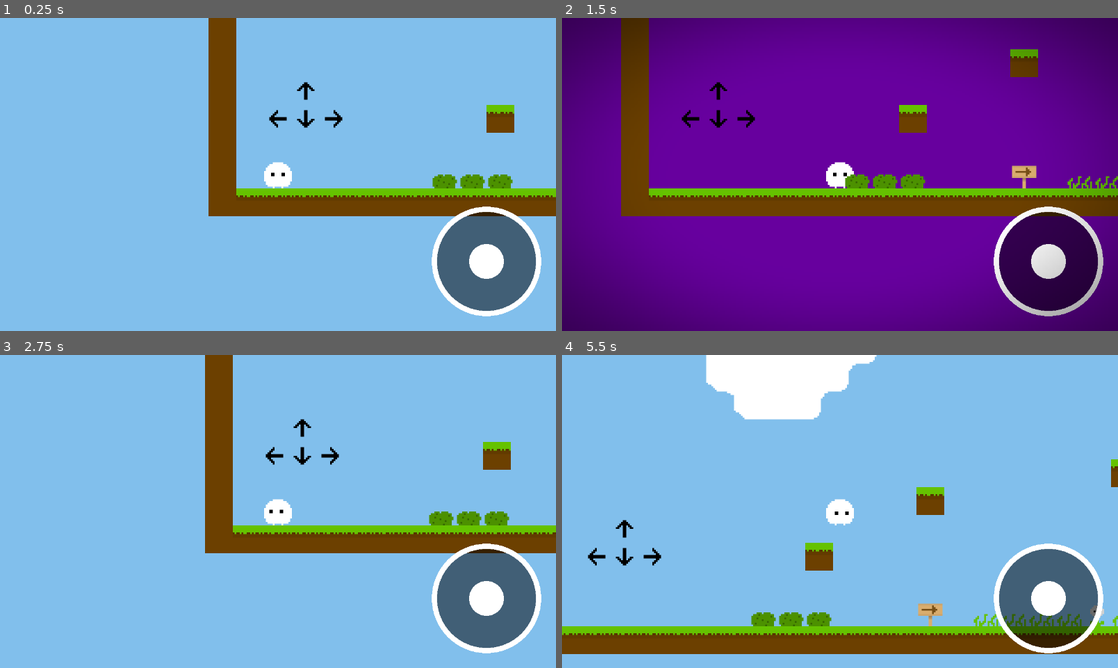
Above: before the commit, frames 1-4 (two rows, left to right).
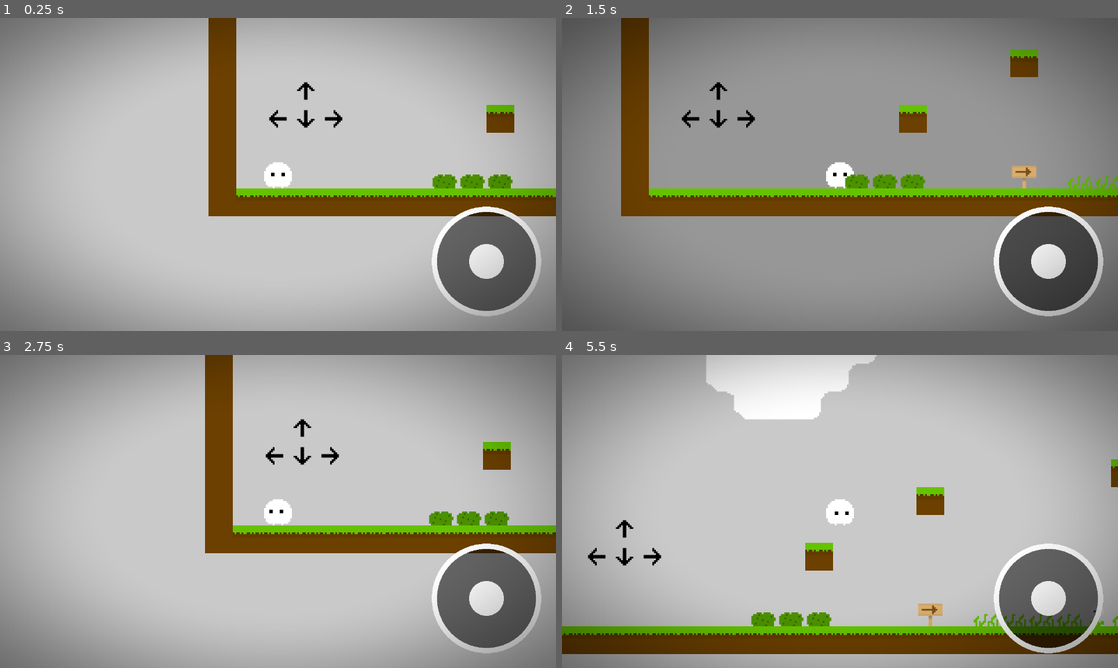
Above: after the commit, the same moments.

Repository: Shadow-Switch/Shadow-Switch
Game: Godot game, scene res://scenes/game.tscn
Same seed, same stepped clock (60 frames per second), same inputs: the game is played once before the commit and once after it.
Inputs (mouse positions are in pixels of both pictures, inside the frame that each line leads up to):
- Up to frame 1 (0.25 s): no input
- Up to frame 2 (1.5 s): tap Enter (ui_accept) at 0.5 s; move the mouse to (962, 158) at 0.52 s; hold D (move_right) 0.53-1.25 s; tap X (switch_dimension) at 0.6 s; click (962, 158) at 0.67 s; tap W (jump) at 0.77 s; drag from (728, 190) to (812, 237) at 1.27 s
- Up to frame 3 (2.75 s): tap Enter (ui_accept) at 2 s; move the mouse to (333, 442) at 2.02 s; hold A (move_left) from 2.03 s (still down); tap X (switch_dimension) at 2.1 s
- Up to frame 4 (5.5 s): release A (move_left) at 2.75 s; drag from (812, 574) to (673, 464) at 2.77 s; tap Enter (ui_accept) at 3.5, 5 s; move the mouse to (1006, 558) at 3.52 s; hold D (move_right) 3.53-4.25 s; tap X (switch_dimension) at 3.6, 5.1 s; tap W (jump) at 3.77 s; drag from (673, 464) to (756, 433) at 4.27 s; move the mouse to (867, 511) at 5.02 s; hold D (move_right) from 5.03 s (still down); click (867, 511) at 5.17 s

The runs differ from the first frame. In frame 1, 90% of the frame differs, in the area x 0-100%, y 0-100%; in frame 2, 86%; in frame 3, 90%; in frame 4, 89%.

Commit message:
Shadow에서 Reverb 효과 / 음량 평준화

Diff:
--- /dev/null
+++ b/assets/others/default_bus_layout.tres
@@ -0,0 +1,17 @@
+[gd_resource type="AudioBusLayout" format=3 uid="uid://dhv8ruscwxhru"]
+
+[sub_resource type="AudioEffectReverb" id="AudioEffectReverb_j3pel"]
+resource_name = "Reverb"
+room_size = 1.0
+damping = 0.0
+wet = 1.0
+
+[resource]
+bus/1/name = &"Shadow"
+bus/1/solo = false
+bus/1/mute = false
+bus/1/bypass_fx = false
+bus/1/volume_db = -10.986328
+bus/1/send = &"Master"
+bus/1/effect/0/effect = SubResource("AudioEffectReverb_j3pel")
+bus/1/effect/0/enabled = true
--- a/project.godot
+++ b/project.godot
@@ -17,6 +17,10 @@
 boot_splash/stretch_mode=0
 boot_splash/image="uid://ng1nyvbiw1g6"
 config/icon="uid://ng1nyvbiw1g6"
+
+[audio]
+
+buses/default_bus_layout="uid://dhv8ruscwxhru"
 
 [autoload]
 
--- a/scenes/game.tscn
+++ b/scenes/game.tscn
@@ -53,6 +53,6 @@
 
 [node name="AudioStreamPlayer" type="AudioStreamPlayer" parent="." unique_id=1648953139]
 stream = ExtResource("4_lbhrr")
-volume_db = -20.0
+volume_db = -15.0
 autoplay = true
 parameters/looping = true
--- a/scenes/player.tscn
+++ b/scenes/player.tscn
@@ -28,3 +28,4 @@
 
 [node name="AudioStreamPlayer" type="AudioStreamPlayer" parent="." unique_id=1540972956]
 stream = ExtResource("3_qhqgy")
+volume_db = -10.0
--- a/scripts/game.gd
+++ b/scripts/game.gd
@@ -23,8 +23,8 @@
 		shadow.set_collision_enabled(false)
 		real.get_node("Spike").set_collision_enabled(true)
 		shadow.get_node("Spike").set_collision_enabled(false)
-		$CanvasLayer/ColorRect.visible = false
-		$CanvasLayer2/BackGroundColor.color = Color(0.506, 0.749, 0.925)
+		$CanvasLayer2/BackGroundColor.color = Color(0.79, 0.79, 0.79, 1.0)
+		$AudioStreamPlayer.bus = &"Master"
 	else:
 		real.visible = false
 		shadow.visible = true
@@ -32,8 +32,8 @@
 		shadow.set_collision_enabled(true)
 		real.get_node("Spike").set_collision_enabled(false)
 		shadow.get_node("Spike").set_collision_enabled(true)
-		$CanvasLayer/ColorRect.visible = true
-		$CanvasLayer2/BackGroundColor.color = Color(0.403, 0.0, 0.62, 1.0)
+		$CanvasLayer2/BackGroundColor.color = Color(0.59, 0.59, 0.59, 1.0)
+		$AudioStreamPlayer.bus = &"Shadow"
 
 func load_level(path):
 	# 레벨 씬 변경
